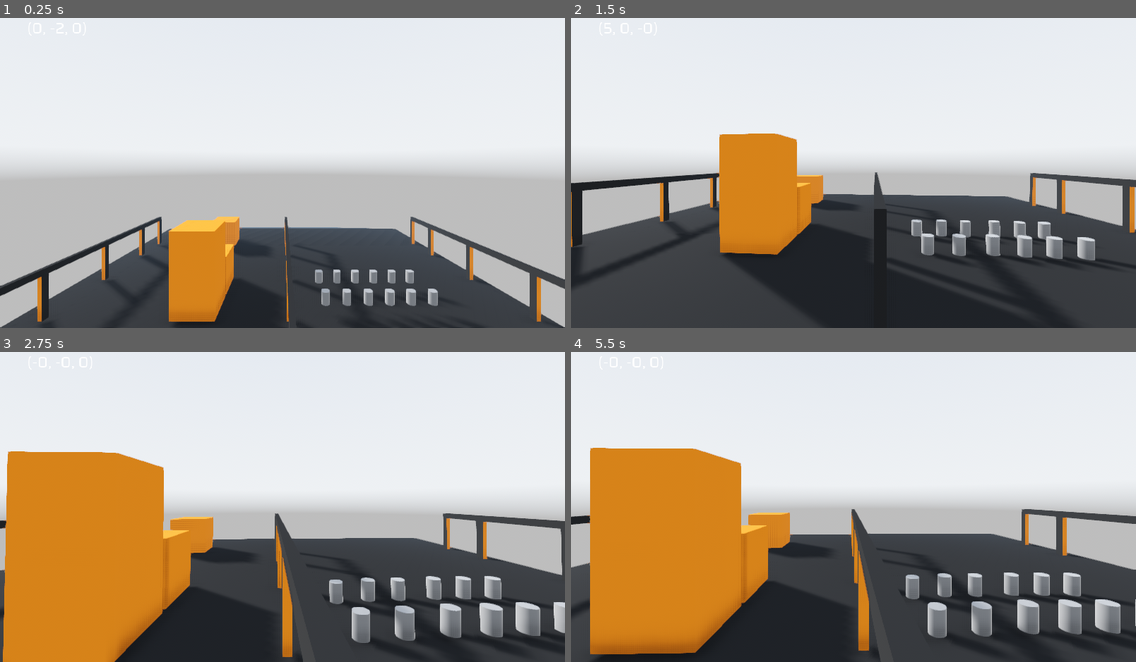
Above: before the commit, frames 1-4 (two rows, left to right).
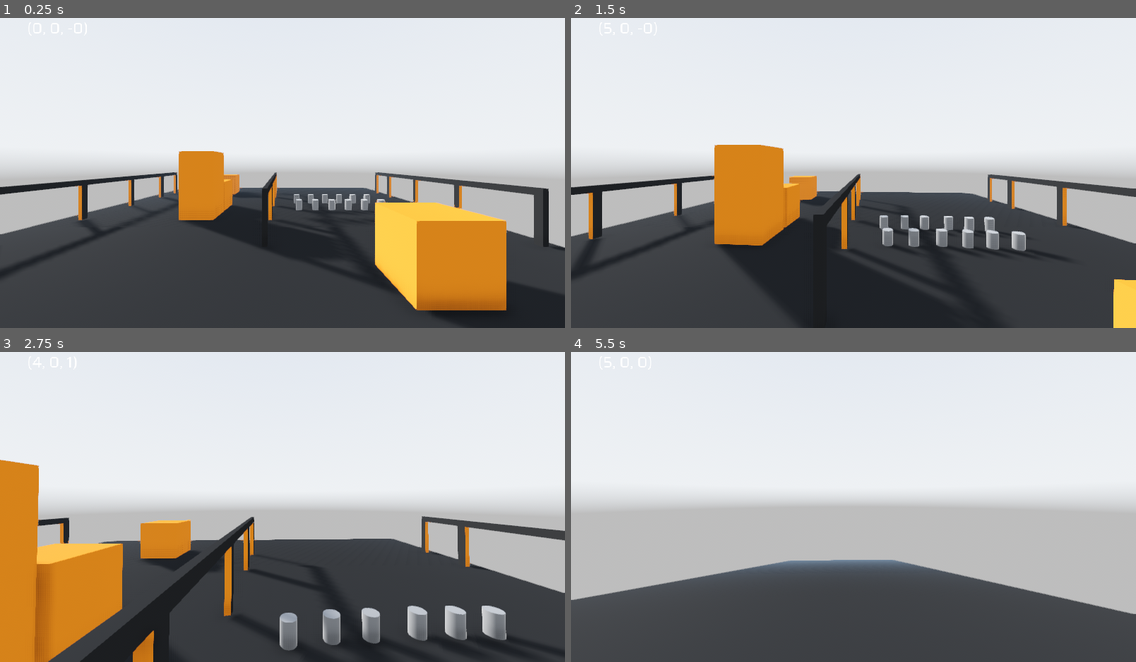
Above: after the commit, the same moments.

Repository: Leakbang/Rigidbody-FPS-Controller
Game: Godot game, scene res://movement_lab.tscn
Same seed, same stepped clock (60 frames per second), same inputs: the game is played once before the commit and once after it. A sky picture missing from this copy of the repository is replaced by a grey-blue gradient.
Inputs (mouse positions are in pixels of both pictures, inside the frame that each line leads up to):
- Up to frame 1 (0.25 s): no input
- Up to frame 2 (1.5 s): move the mouse to (881, 160) at 0.52 s; hold W (move_forward) from 0.53 s (still down); move the mouse to (825, 163) at 1.27 s
- Up to frame 3 (2.75 s): keep holding W (move_forward); move the mouse to (293, 491) at 2.02 s
- Up to frame 4 (5.5 s): keep holding W (move_forward); move the mouse to (847, 503) at 2.77 s; move the mouse to (893, 500) at 3.52 s; move the mouse to (808, 494) at 4.27 s; move the mouse to (859, 497) at 5.02 s

The runs differ from the first frame. In frame 1, 31% of the frame differs, in the area x 0-100%, y 42-100%; in frame 2, 11%; in frame 3, 24%; in frame 4, 39%, in the area x 0-100%, y 30-100%.

Commit message:
Fix movement

Diff:
--- /dev/null
+++ b/Project Files/Player.tscn
@@ -0,0 +1,46 @@
+[gd_scene load_steps=6 format=2]
+
+[ext_resource path="res://scripts/move.gd" type="Script" id=1]
+[ext_resource path="res://scripts/look.gd" type="Script" id=2]
+[ext_resource path="res://misc/Theme.tres" type="Theme" id=3]
+
+[sub_resource type="PhysicsMaterial" id=8]
+
+[sub_resource type="CylinderShape" id=7]
+height = 3.6
+
+[node name="Player" type="RigidBody" groups=["Player"]]
+transform = Transform( 1, 0, 0, 0, 1, 0, 0, 0, 1, 0, 2, 0 )
+mode = 2
+mass = 2.04082
+physics_material_override = SubResource( 8 )
+can_sleep = false
+script = ExtResource( 1 )
+__meta__ = {
+"_edit_group_": true
+}
+
+[node name="CollisionShape" type="CollisionShape" parent="."]
+shape = SubResource( 7 )
+
+[node name="UI" type="Control" parent="."]
+margin_right = 40.0
+margin_bottom = 40.0
+__meta__ = {
+"_edit_use_anchors_": false
+}
+
+[node name="Label" type="Label" parent="UI"]
+margin_left = 49.3253
+margin_top = 43.0945
+margin_right = 154.325
+margin_bottom = 71.0945
+theme = ExtResource( 3 )
+text = "Velocity"
+
+[node name="SpringArm" type="SpringArm" parent="."]
+
+[node name="Camera" type="Camera" parent="."]
+transform = Transform( 1, 0, 0, 0, 1, 0, 0, 0, 1, 0, 1.5, 0 )
+fov = 80.0
+script = ExtResource( 2 )
--- a/Project Files/movement_lab.tscn
+++ b/Project Files/movement_lab.tscn
@@ -1,13 +1,11 @@
-[gd_scene load_steps=14 format=2]
+[gd_scene load_steps=9 format=2]
 
 [ext_resource path="res://materials/dark_grey.tres" type="Material" id=1]
 [ext_resource path="res://materials/sky.exr" type="Texture" id=2]
 [ext_resource path="res://objects/Crate.tscn" type="PackedScene" id=3]
-[ext_resource path="res://scripts/move.gd" type="Script" id=4]
+[ext_resource path="res://Player.tscn" type="PackedScene" id=4]
 [ext_resource path="res://objects/Can.tscn" type="PackedScene" id=6]
 [ext_resource path="res://materials/orange.tres" type="Material" id=7]
-[ext_resource path="res://misc/Theme.tres" type="Theme" id=8]
-[ext_resource path="res://scripts/look.gd" type="Script" id=9]
 
 [sub_resource type="PanoramaSky" id=4]
 radiance_size = 4
@@ -26,14 +24,6 @@
 glow_blend_mode = 0
 glow_bicubic_upscale = true
 
-[sub_resource type="PhysicsMaterial" id=8]
-
-[sub_resource type="CylinderMesh" id=6]
-height = 3.6
-
-[sub_resource type="CylinderShape" id=7]
-height = 3.6
-
 [node name="World" type="Spatial"]
 
 [node name="Lighting" type="Spatial" parent="."]
@@ -44,45 +34,6 @@
 
 [node name="WorldEnvironment" type="WorldEnvironment" parent="Lighting"]
 environment = SubResource( 5 )
-
-[node name="Player" type="RigidBody" parent="." groups=["Player"]]
-transform = Transform( -4.37114e-08, 0, -1, 0, 1, 0, 1, 0, -4.37114e-08, -3, 7, 0 )
-mode = 2
-mass = 2.04082
-physics_material_override = SubResource( 8 )
-can_sleep = false
-script = ExtResource( 4 )
-__meta__ = {
-"_edit_group_": true
-}
-
-[node name="MeshInstance" type="MeshInstance" parent="Player"]
-visible = false
-mesh = SubResource( 6 )
-skeleton = NodePath("")
-material/0 = null
-
-[node name="CollisionShape" type="CollisionShape" parent="Player"]
-shape = SubResource( 7 )
-
-[node name="Camera" type="Camera" parent="Player"]
-transform = Transform( 1, 0, 0, 0, 1, 0, 0, 0, 1, 0, 1.5, 0 )
-script = ExtResource( 9 )
-
-[node name="UI" type="Control" parent="Player"]
-margin_right = 40.0
-margin_bottom = 40.0
-__meta__ = {
-"_edit_use_anchors_": false
-}
-
-[node name="Label" type="Label" parent="Player/UI"]
-margin_left = 49.3253
-margin_top = 43.0945
-margin_right = 154.325
-margin_bottom = 71.0945
-theme = ExtResource( 8 )
-text = "Velocity"
 
 [node name="Geometry" type="Spatial" parent="."]
 
@@ -272,3 +223,9 @@
 
 [node name="Can12" parent="Props/Cans" instance=ExtResource( 6 )]
 transform = Transform( 1, 0, 0, 0, 1, 0, 0, 0, 1, -2, 0, 5 )
+
+[node name="Crate9" parent="." instance=ExtResource( 3 )]
+transform = Transform( 1, 0, 0, 0, 1, 0, 0, 0, 1, 1.4, 2, 5 )
+
+[node name="Player" parent="." instance=ExtResource( 4 )]
+transform = Transform( -4.37114e-08, 0, -1, 0, 1, 0, 1, 0, -4.37114e-08, -4, 3, 1 )
--- a/Project Files/scripts/look.gd
+++ b/Project Files/scripts/look.gd
@@ -4,7 +4,11 @@
 
 var mouse_move : Vector2 = Vector2.ZERO
 var mouse_rotation_x : float = 0.0
+var mouse_rotation_y : float = 0.0
 var mouse_sensitivity : float = 0.1
+
+var forward : Vector3
+var left : Vector3
 
 var y_offset : float = 1.25
 
@@ -17,11 +21,14 @@
 		mouse_move = event.relative * 0.1
 		mouse_rotation_x -= event.relative.y * mouse_sensitivity
 		mouse_rotation_x = clamp(mouse_rotation_x, -90, 90)
-		player.rotate_y(deg2rad(-event.relative.x * mouse_sensitivity))
-
-
+		mouse_rotation_y -= event.relative.x * mouse_sensitivity
 
 func _physics_process(delta):
-	# Set points of origin
-	rotation_degrees = Vector3(mouse_rotation_x, 0, 0)
-	transform.origin = Vector3(0, y_offset, 0)
+
+	var forward_vec = Vector3.RIGHT
+	var left_vec = Vector3.BACK
+	var basis = get_transform().basis
+	forward = basis.xform(forward_vec)
+	left = basis.xform(left_vec)
+
+	rotation_degrees = Vector3(mouse_rotation_x, mouse_rotation_y, 0)
--- a/Project Files/scripts/move.gd
+++ b/Project Files/scripts/move.gd
@@ -5,19 +5,24 @@
 
 var wishdir : Vector3
 
+var forward : Vector3
+var left : Vector3
+
 func _input(event):
 	fmove = Input.get_action_strength("move_forward") - Input.get_action_strength("move_backward")
 	smove = Input.get_action_strength("move_right") - Input.get_action_strength("move_left")
 
 
 func _integrate_forces(state):
-	state.add_force(wishdir.normalized() * 60, Vector3.ZERO)
+	forward = $Camera.forward
+	left = $Camera.left
+
+	$UI/Label.text = String(linear_velocity.round())
+	wishdir = forward * fmove + left * smove
+
+	state.add_central_force(Vector3(wishdir.x, 0, wishdir.z) * 60)
 
 	var velocity = linear_velocity
 	var drag_force = 2.0 * -velocity.normalized() * velocity.length_squared()
 
 	state.add_central_force(Vector3(drag_force.x, 0, drag_force.z))
-
-func _process(delta):
-	$UI/Label.text = String(linear_velocity.round())
-	wishdir = (global_transform.basis.x * smove + -global_transform.basis.z * fmove).normalized()
